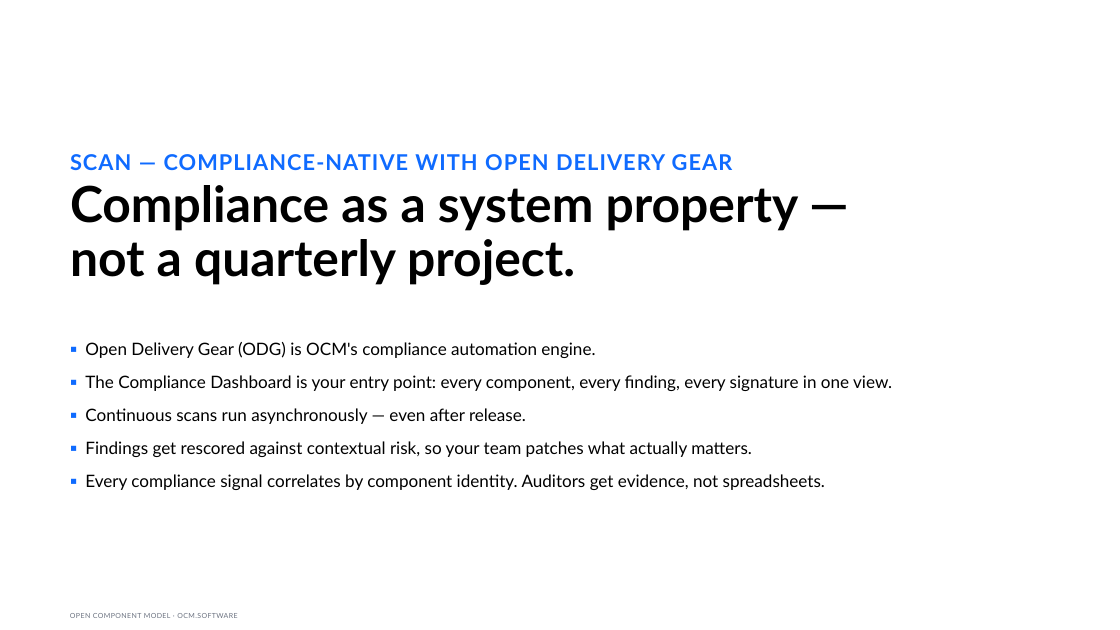
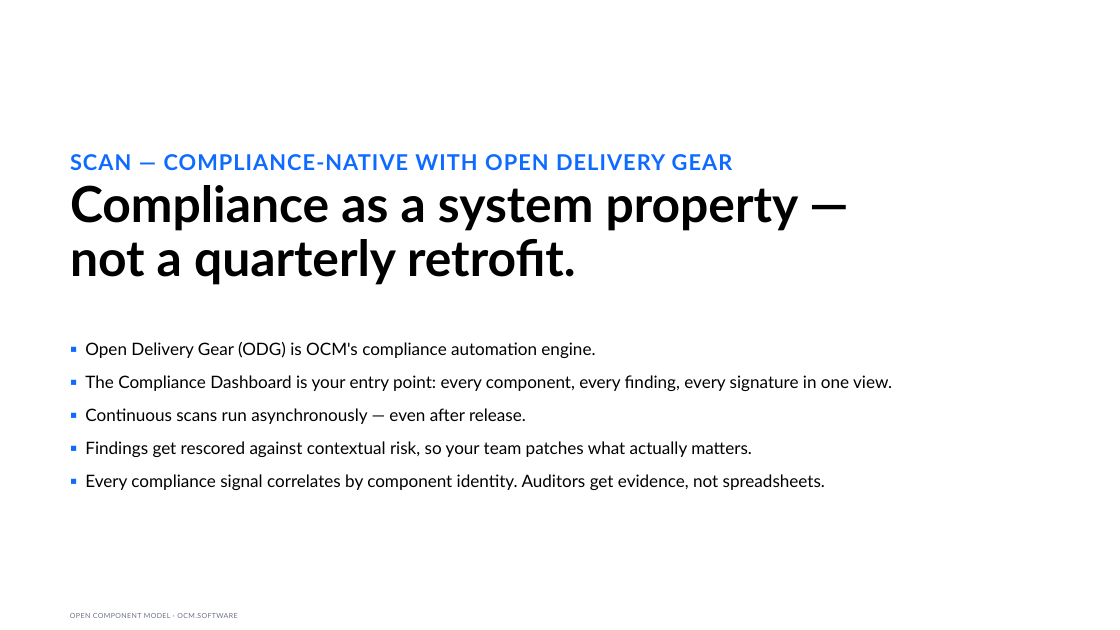
Before and after one commit to morri-son/open-component-model, a slide deck: slide 10 of docs/community/marketing/decks/exec-phase1/OCM-Sovereign-Delivery-Exec.pptx (slide 9 before the commit). Drawn at 1120x630 pixels with LibreOffice and Linux fonts; fonts in the diff are those of the drawing. Boxes give left, top, right and bottom in pixels: in the first picture for what was removed or moved away, otherwise in the second. Text is boxed around its words. In the diff, an @@ line names an element or a change of style, - is before the commit and + after.

```diff
--- a/docs/community/marketing/decks/exec-phase1/OCM-Sovereign-Delivery-Exec.pptx
+++ b/docs/community/marketing/decks/exec-phase1/OCM-Sovereign-Delivery-Exec.pptx
@@ title at box(70, 239, 576, 285): text changed @@
-not a quarterly project.
+not a quarterly retrofit.
```
Also in this commit, not shown: 5 other slides changed, 3 slides added, 2 slides removed, 20 other files.
